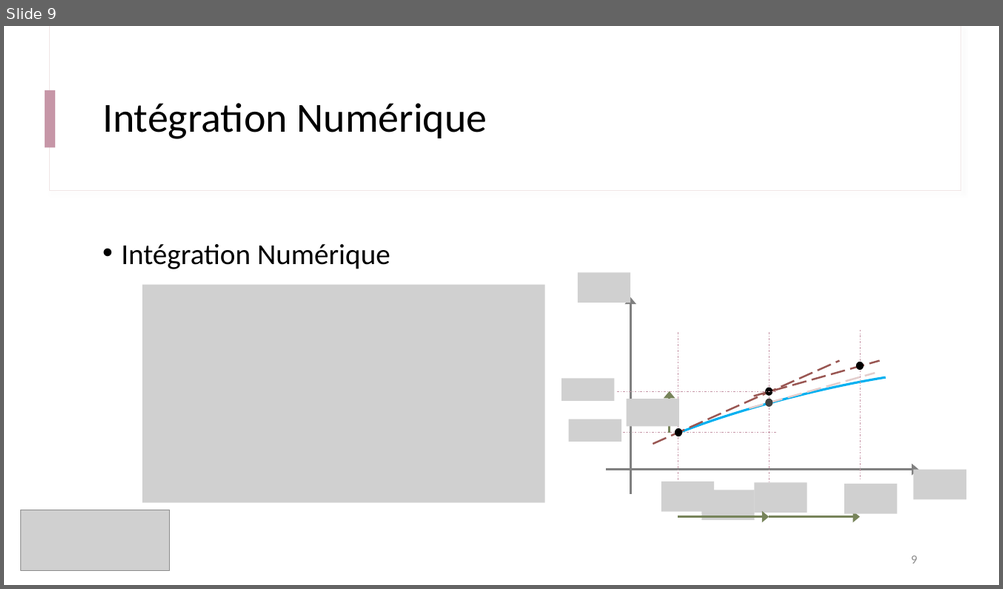
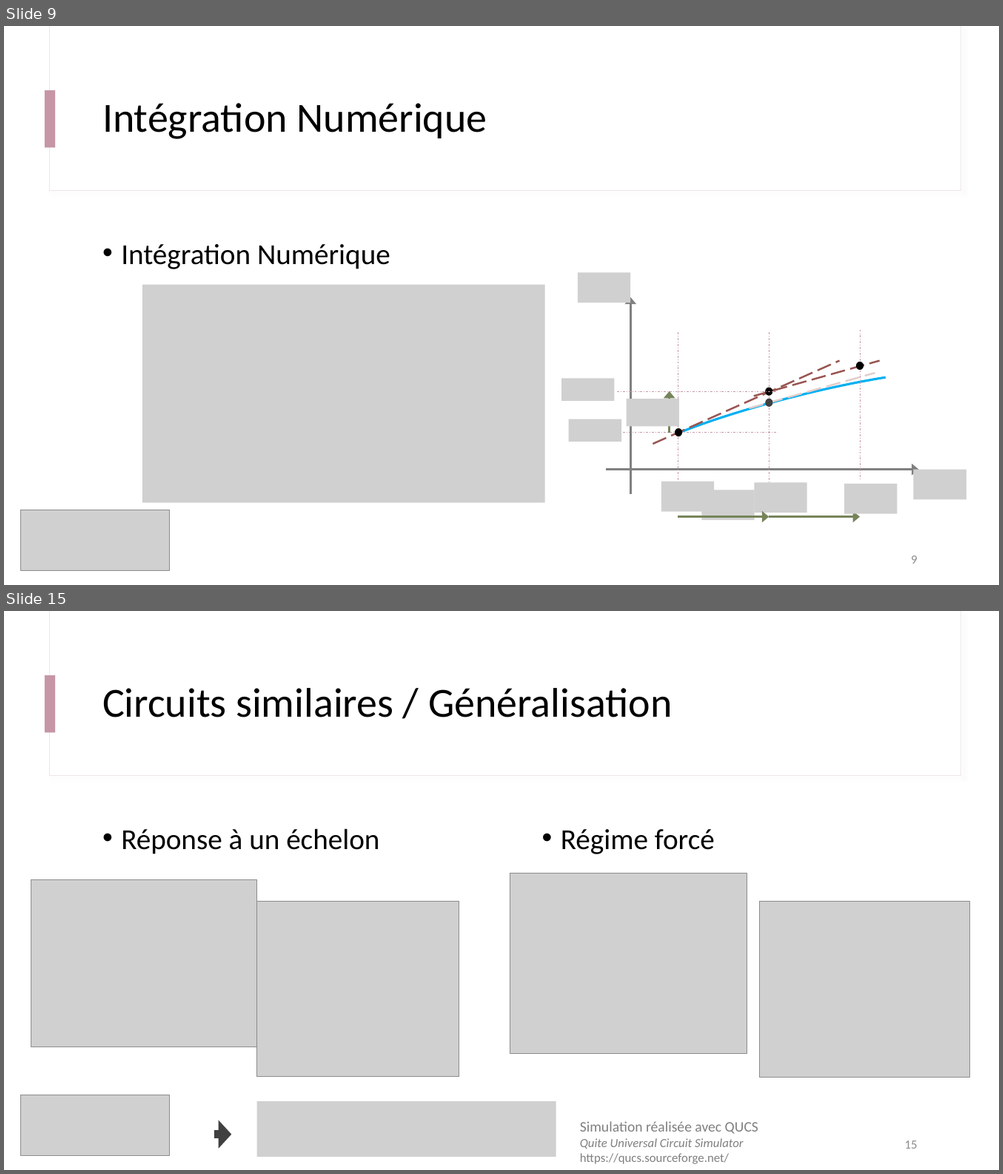
Before and after one commit to IOGS-Digital-Methods/semester-5, a slide deck: s5_outils_numeriques/b1_outils_numeriques/seance2_equation_diff/B1_4_b_Approche_Euler.pptx. Shown one above the other, each under a label of ours: slide 9 before the commit, slides 9 and 15 after it; the slides between them are not shown. The pictures are 1003x589 and 1003x1174 pixels, drawn with LibreOffice and Linux fonts; fonts in the diff are those of the drawing; grey boxes stand for pictures. Boxes give left, top, right and bottom in pixels: in the first picture for what was removed or moved away, otherwise in the second. Text is boxed around its words. In the diff, an @@ line names an element or a change of style, - is before the commit and + after.

```diff
--- a/s5_outils_numeriques/b1_outils_numeriques/seance2_equation_diff/B1_4_b_Approche_Euler.pptx
+++ b/s5_outils_numeriques/b1_outils_numeriques/seance2_equation_diff/B1_4_b_Approche_Euler.pptx
@@ slide 15 added at (4, 611, 999, 1170), background #FFFFFF; not listed: 3 template elements that a slide beside it also shows @@
@@ title added at (102, 688, 671, 718), 40 pt, text #000000 @@
+Circuits similaires / Généralisation
@@ text added at (121, 829, 379, 854), 28 pt, text #000000 @@
+• Réponse à un échelon
@@ text added at (560, 829, 714, 854), 28 pt, text #000000 @@
+• Régime forcé
@@ picture added at (510, 874, 747, 1054) @@
@@ picture added at (31, 880, 257, 1048) @@
@@ picture added at (257, 901, 459, 1077) @@
@@ picture added at (759, 901, 970, 1078) @@
@@ picture added at (20, 1095, 170, 1156) @@
@@ right arrow added at (214, 1121, 232, 1149), fill #404040 @@
@@ picture added at (257, 1102, 556, 1157) @@
@@ text added at (580, 1122, 758, 1165), 12 pt, text #808080 @@
+Simulation réalisée avec QUCS
+Quite Universal Circuit Simulator
+https://qucs.sourceforge.net/
@@ page number added at (905, 1141, 917, 1149), 12 pt, text #8C8C8C @@
+15
```
Also in this commit, not shown: 3 slides changed, 9 other slides added, 2 slides removed, 1 other file.
